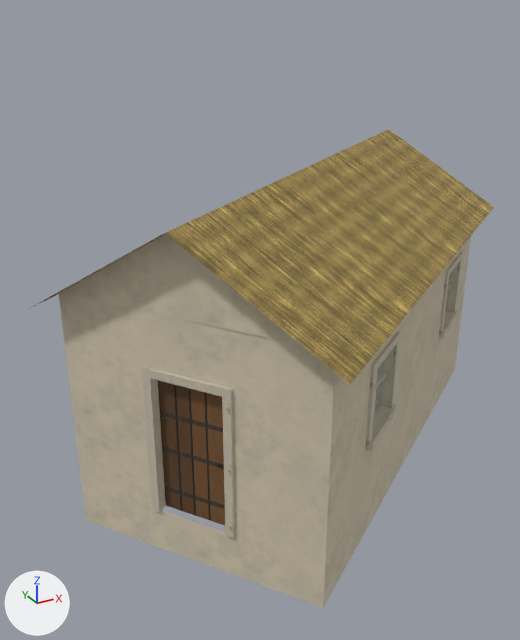
Before and after pictures for a commit that changed the glTF model world/bridgehollow__dyers_walk_local/export/models/buildings/bld_house_062.glb.
Camera for both pictures: a 50 mm lens placed at (-6.19, -9.63, 7.27), pointed at (-0.89, 0.01, 2.45). The lights are fixed; the arrows at lower left show +X, +Y and +Z. The first picture is the older version. Vertices at exactly the same position are counted once.

In view in the first picture: 'bld_house_062', 'bld_house_062_door1', 'bld_house_062_roof'.
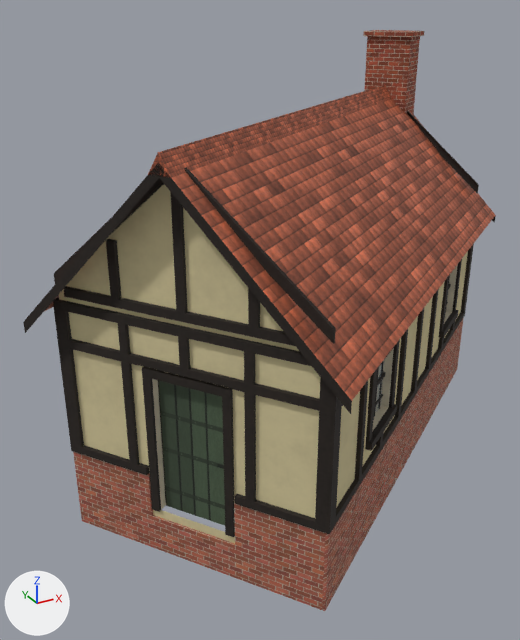
Edits to the bpy script that builds the scene:
```text
Add mat_mat_s_tint_red_tile_9c5238:
    mat_mat_s_tint_red_tile_9c5238 = bpy.data.materials.new('mat_s_tint_red_tile_9c5238')
    # uses the picture img_mat_s_tint_red_tile_9c5238
    # uses the picture img_mat_s_tint_red_tile_9c5238_mr
    # uses the picture img_mat_s_tint_red_tile_9c5238_n
Add mat_mat_s_brick_92462f:
    mat_mat_s_brick_92462f = bpy.data.materials.new('mat_s_brick_92462f')
    # uses the picture img_mat_s_brick_92462f
    # uses the picture img_mat_s_brick_92462f_n
Add mat_mat_s_beam_231b15:
    mat_mat_s_beam_231b15 = bpy.data.materials.new('mat_s_beam_231b15')
    # uses the picture img_mat_s_beam_231b15
    # uses the picture img_mat_s_beam_231b15_n
Add mat_mat_s_plaster_dacd9f:
    mat_mat_s_plaster_dacd9f = bpy.data.materials.new('mat_s_plaster_dacd9f')
    # uses the picture img_mat_s_plaster_dacd9f
    # uses the picture img_mat_s_plaster_dacd9f_n
Add mat_mat_s_brick_a35a45:
    mat_mat_s_brick_a35a45 = bpy.data.materials.new('mat_s_brick_a35a45')
    # uses the picture img_mat_s_brick_a35a45
    # uses the picture img_mat_s_brick_a35a45_n
Change me_bld_house_062:
    remove me_bld_house_062.from_pydata(...)  # 380 vertices, 500 faces; spans x -4.23..4.21, y -3.74..3.75, z 0.0..3.75
    add me_bld_house_062.from_pydata(...)  # 1228 vertices, 1526 faces; spans x -4.32..4.3, y -3.83..3.84, z 0.0..3.75
    me_bld_house_062 part 1: the loose piece of 8 vertices spanning x -0.85..-0.06, y -2.82..-2.26, z 2.28..2.32 is scaled about its middle by (-0.027, -0.0296, 26.7), then moved by (-2.37, 2.85, 0.0), in mat_mat_s_beam_231b15
    me_bld_house_062 part 2: 832 vertices added at x -4.32..4.3, y -3.83..3.84, z 0.0..3.75
    me_bld_house_062 part 3: 29 faces spanning x -4.23..4.21, y -3.74..3.75, z 0.0..3.75 switch from mat_mat_plaster to mat_mat_s_plaster_dacd9f
    me_bld_house_062 part 4: 180 faces spanning x -3.53..3.52, y -3.04..3.22, z 0.7..2.96 switch from mat_mat_trim to mat_mat_s_beam_231b15
    other edits to the shape of me_bld_house_062 do not show in these pictures
    add me_bld_house_062.materials.append(mat_mat_s_brick_a35a45)
Change me_bld_house_062_roof:
    remove me_bld_house_062_roof.from_pydata(...)  # 124 vertices, 138 faces; spans x -4.65..4.65, y -4.18..4.18, z 3.38..4.93
    add me_bld_house_062_roof.from_pydata(...)  # 238 vertices, 278 faces; spans x -4.71..4.71, y -4.24..4.24, z 0.0..6.79
    me_bld_house_062_roof part 5
    7 vertices are removed from x -4.65..4.65, y -4.18..2.31, z 3.57..4.93
    6 faces are deleted
    1 vertex moves from x 2.1, y 4.18, z 3.57 to x 2.11, y 4.24, z 3.4
    76 vertices are added at x -4.71..4.71, y -4.24..4.24, z 0.0..6.79
    20 new vertices lie (0.05, 0.04, 0.0) away from vertices in x -3.76..3.71, y -3.03..2.99, z 3.87..5.62
    17 new vertices lie (0.0, 0.0, 0.17) away from vertices in x -4.71..4.71, y -4.24..3.78, z 3.23..5.55
    8 new vertices lie (0.05, 0.03, 0.0) away from vertices in x -4.19..4.14, y -3.66..3.63, z 3.75..3.87
    112 new faces join them, mat_mat_s_beam_231b15
    22 new faces join them, mat_mat_s_brick_92462f
    2 new faces join them, mat_mat_s_plaster_dacd9f
    10 new faces join them, mat_mat_s_tint_red_tile_9c5238
    remove me_bld_house_062_roof.materials.append(mat_mat_plaster)
    remove me_bld_house_062_roof.materials.append(mat_mat_thatch)
    add me_bld_house_062_roof.materials.append(mat_mat_s_beam_231b15)
    add me_bld_house_062_roof.materials.append(mat_mat_s_brick_92462f)
    add me_bld_house_062_roof.materials.append(mat_mat_s_plaster_dacd9f)
    add me_bld_house_062_roof.materials.append(mat_mat_s_tint_red_tile_9c5238)
```

Boxes [x1, y1, x2, y2] around the edits, measured in the pictures (520 x 640 px; the box of a moved part takes in the faces that stretch with it):
'bld_house_062_roof', reshaped (50% taller): before [32, 129, 494, 384]; after [23, 30, 496, 414]
'bld_house_062', reshaped: before [59, 236, 471, 608]; after [53, 244, 474, 611]
part 1 of me_bld_house_062, moved or reshaped (not visible afterwards): before [376, 373, 386, 388]
part 2 of me_bld_house_062, added: after [53, 244, 474, 611]
part 3 of me_bld_house_062, recoloured: before [59, 236, 471, 608]; after [59, 251, 468, 543]
part 4 of me_bld_house_062, recoloured: before [142, 252, 463, 537]; after [142, 259, 462, 537]
